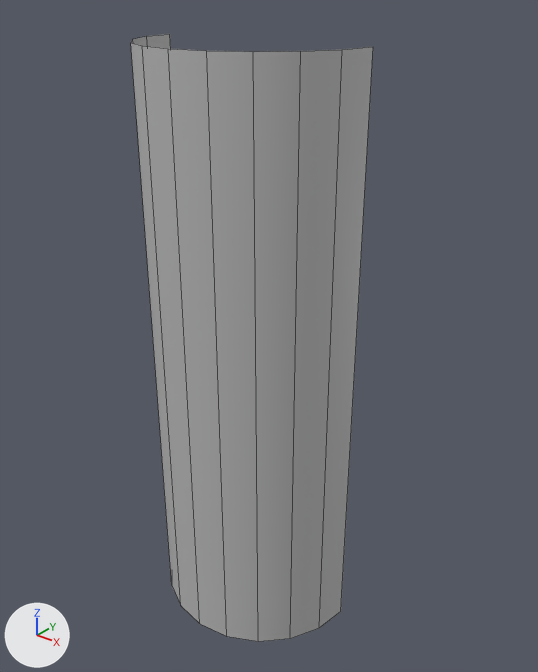
An edit to the FBX model Assets/resources/VFX/Water/CylinderWater.fbx, drawn before and after from the same camera.
Both versions are drawn from a 50 mm lens placed at (1.81, -1.75, 2.66), pointed at (0.1, 0.38, 1.34). The lights are fixed; the arrows at lower left show +X, +Y and +Z. Mesh edges are drawn as thin lines.
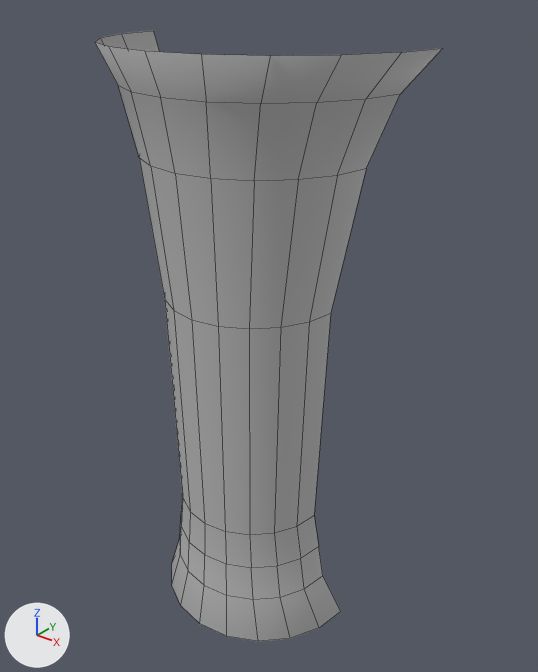
Where the change shows, as pixel boxes [x1, y1, x2, y2] in the pictures (538 x 672 px):
```json
{"object": "pCylinder1", "change": "reshaped, turned", "before": [131, 34, 373, 641], "after": [95, 30, 442, 641]}
```

The change, as JSON lines over the scene's bpy script:
```json
{"block": "me_mesh", "where": "# used by ob_pcylinder1; location = (0.005, 0.231, 1.226); rotation_euler = (1.571, 0.0, 3.142), in degrees (90, 0, 180); scale = (0.01, 0.01, 0.01)"}
{"op": "remove", "block": "me_mesh", "code": "me_mesh.from_pydata(...)  # 22 vertices, 10 faces; spans x -46.0..46.0, y -123.0..123.0, z -23.0..23.0"}
{"op": "add", "block": "me_mesh", "code": "me_mesh.from_pydata(...)  # 88 vertices, 70 faces; spans x -66.0..66.0, y -123.0..123.0, z -33.0..33.0"}
{"block": "me_mesh", "change": "me_mesh part 1"}
{"block": "me_mesh", "change": "2 vertices are removed from x -46.0..46.0, y -123.0, z 23.0"}
{"block": "me_mesh", "change": "10 faces are deleted"}
{"block": "me_mesh", "change": "9 vertices move from x -44.0..44.0, y -123.0, z -23.0..9.0 to x -63.0..63.0, y -123.0, z -33.0..13.0"}
{"block": "me_mesh", "change": "68 vertices are added at x -66.0..66.0, y -123.0..103.0, z -27.0..33.0"}
{"block": "me_mesh", "change": "70 new faces join them"}
{"op": "set", "path": "ob_pcylinder1.rotation_euler", "old": "(1.571, 0.0, 3.142)", "new": "(-1.571, 0.0, 0.0)", "note": "degrees (90, 0, 180) -> degrees (-90, 0, 0)"}
```
